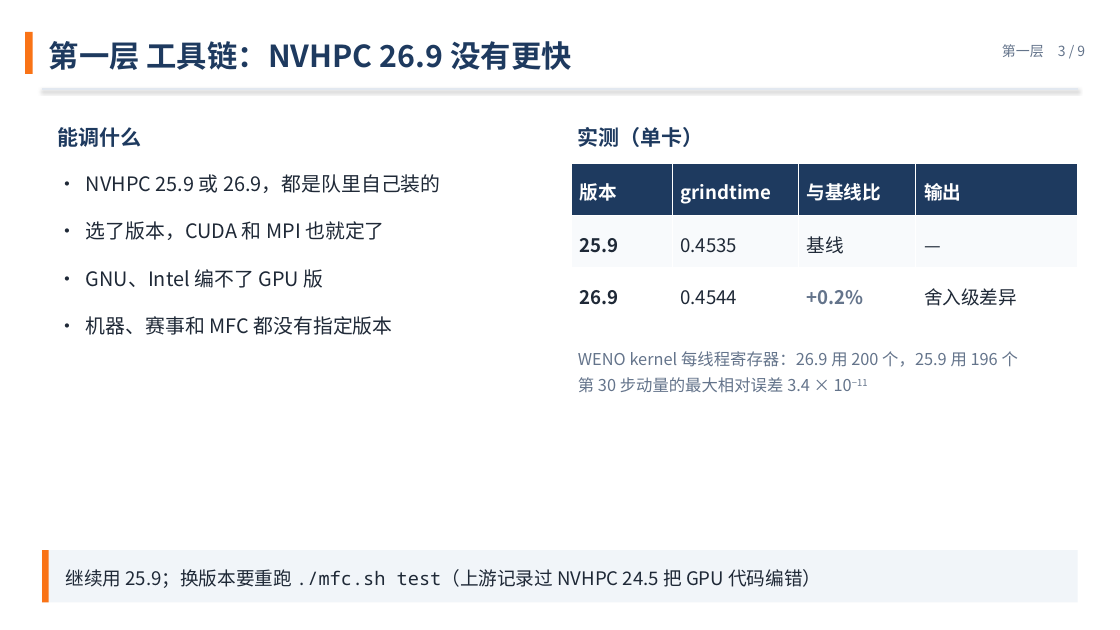
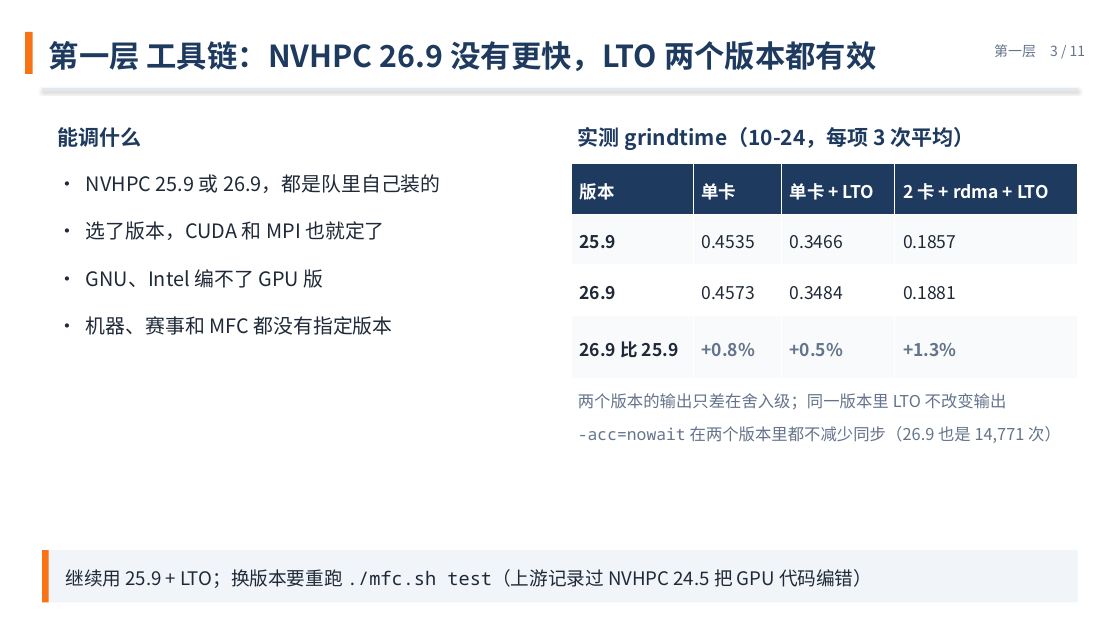
Before and after one commit to VictorTHU681/mfc-tuning-slides, a slide deck: slide 3 of tuning-six-layers-zh.pptx. Drawn at 1120x630 pixels with LibreOffice and Linux fonts; fonts in the diff are those of the drawing. Boxes give left, top, right and bottom in pixels: in the first picture for what was removed or moved away, otherwise in the second. Text is boxed around its words. In the diff, an @@ line names an element or a change of style, - is before the commit and + after.

```diff
--- a/tuning-six-layers-zh.pptx
+++ b/tuning-six-layers-zh.pptx
@@ text at (49, 41, 876, 71): text changed @@
-第一层 工具链：NVHPC 26.9 没有更快
+第一层 工具链：NVHPC 26.9 没有更快，LTO 两个版本都有效
@@ text at (994, 44, 1086, 57): text changed @@
-第一层 3 / 9
+第一层 3 / 11
@@ text at (578, 127, 975, 150): text changed @@
-实测（单卡）
+实测 grindtime（10-24，每项 3 次平均）
@@ table at (571, 164, 1078, 365) @@
-row 1: 版本 | grindtime | 与基线比 | 输出
-row 2: 25.9 | 0.4535 | 基线 | —
-row 3: 26.9 | 0.4544 | +0.2% | 舍入级差异
+row 1: 版本 | 单卡 | 单卡 + LTO | 2 卡 + rdma + LTO
+row 2: 25.9 | 0.4535 | 0.3466 | 0.1857
+row 3: 26.9 | 0.4573 | 0.3484 | 0.1881
+row 4: 26.9 比 25.9 | +0.8% | +0.5% | +1.3%
@@ text at (578, 393, 1061, 443): text changed @@
-WENO kernel 每线程寄存器：26.9 用 200 个，25.9 用 196 个
-第 30 步动量的最大相对误差 3.4 × 10−11
+两个版本的输出只差在舍入级；同一版本里 LTO 不改变输出
+-acc=nowait 在两个版本里都不减少同步（26.9 也是 14,771 次）
@@ text at (66, 569, 872, 588): text changed @@
-继续用 25.9；换版本要重跑 ./mfc.sh test（上游记录过 NVHPC 24.5 把 GPU 代码编错）
+继续用 25.9 + LTO；换版本要重跑 ./mfc.sh test（上游记录过 NVHPC 24.5 把 GPU 代码编错）
```
Also in this commit, not shown: 8 other slides changed, 2 slides added.
